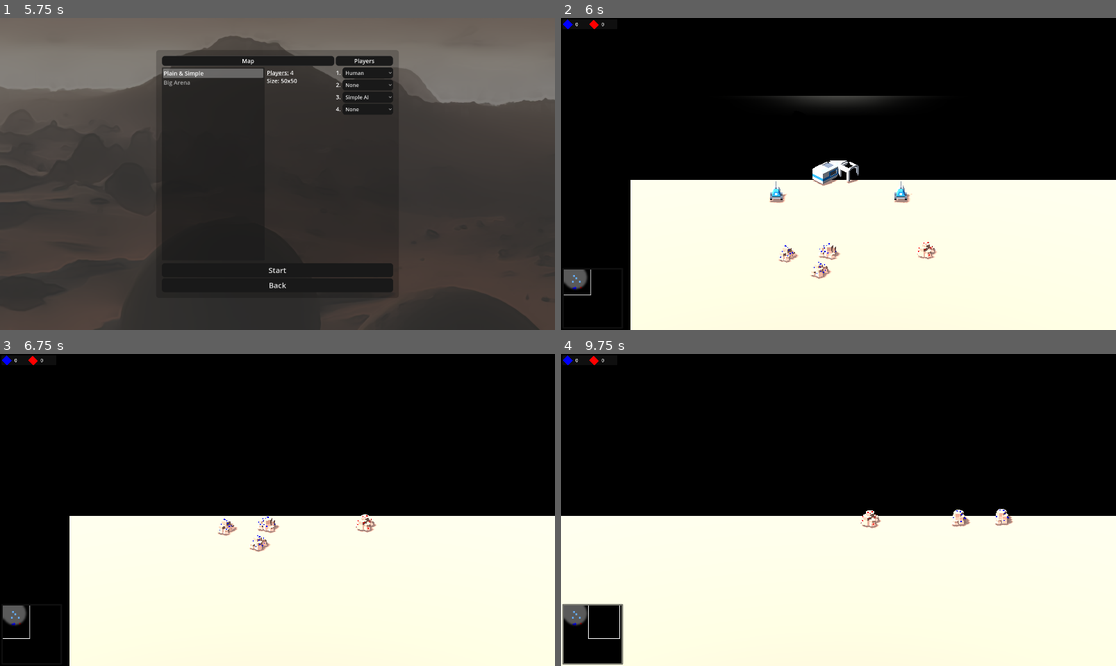
Above: before the commit, frames 1-4 (two rows, left to right).
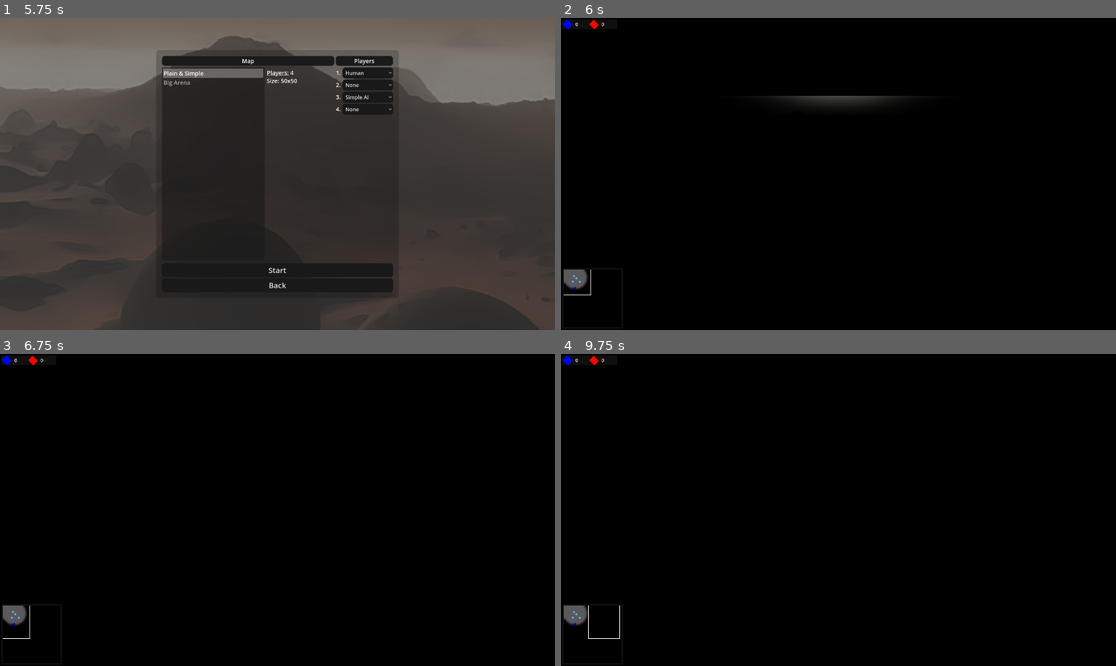
Above: after the commit, the same moments.

Repository: natelindev/command-horizon
Game: Godot game, scene res://source/Main.tscn
Same seed, same stepped clock (60 frames per second), same inputs: the game is played once before the commit and once after it.
Inputs (mouse positions are in pixels of both pictures, inside the frame that each line leads up to):
- Up to frame 1 (5.75 s): move the mouse to (399, 158) at 0.52 s; hold D (move_map_right) 0.53-1.28 s; hold Space (frame_incrementer_step) 0.53-1.28 s; click (399, 158) at 0.67 s; tap Enter at 1.25, 3.5 s; move the mouse to (166, 189) at 1.27 s; hold S (move_map_down) 1.28-2.03 s; tap Delete (god_mode_delete_units) at 1.35, 4.35 s; move the mouse to (333, 105) at 2.02 s; hold D (move_map_right) 2.03-2.78 s; hold R (rotate_structure) 2.03-2.78 s; tap Space (frame_incrementer_step) at 2.75 s; move the mouse to (249, 236) at 2.77 s; hold W (move_map_up) 2.78-3.53 s; tap Shift (shift_selecting) at 2.85 s; click (249, 236) at 2.92 s; move the mouse to (444, 220) at 3.52 s; hold Space (frame_incrementer_step) 3.53-4.28 s; hold A (move_map_left) 3.53-5 s; move the mouse to (111, 127) at 4.27 s; click "Play" at 5 s
- Up to frame 2 (6 s): click "Start" at 5.75 s
- Up to frame 3 (6.75 s): tap Enter at 6.5 s; move the mouse to (305, 510) at 6.52 s; hold S (move_map_down) from 6.53 s (still down); hold R (rotate_structure) from 6.53 s (still down); click (305, 510) at 6.67 s
- Up to frame 4 (9.75 s): move the mouse to (755, 432) at 7.27 s; release S (move_map_down) at 7.28 s; release R (rotate_structure) at 7.28 s; hold D (move_map_right) 7.28-8.03 s; tap Shift (shift_selecting) at 7.35 s; move the mouse to (960, 494) at 8.02 s; hold W (move_map_up) 8.03-8.78 s; hold Space (frame_incrementer_step) 8.03-8.78 s; move the mouse to (727, 525) at 8.77 s; hold D (move_map_right) 8.78-9.53 s; tap Delete (god_mode_delete_units) at 8.85 s; click (727, 525) at 8.92 s; move the mouse to (894, 441) at 9.52 s; hold S (move_map_down) from 9.53 s (still down); hold R (rotate_structure) from 9.53 s (still down)

Frame 1 is identical in both runs. In frame 2, 42% of the frame differs, in the area x 12-100%, y 45-100%; in frame 3, 42%; in frame 4, 46%, in the area x 0-100%, y 49-100%.

Commit message:
Align shaders using POSITION to Godot 4.3

Diff:
--- a/source/shaders/3d/detailed_fog_of_war.gdshader
+++ b/source/shaders/3d/detailed_fog_of_war.gdshader
@@ -27,7 +27,7 @@
 
 void vertex()
 {
-  POSITION = vec4(VERTEX, 1);
+  POSITION = vec4(VERTEX.xy, 1.0, 1.0);
 }
 
 void fragment()
--- a/source/shaders/3d/fog.gdshader
+++ b/source/shaders/3d/fog.gdshader
@@ -10,7 +10,7 @@
 
 void vertex()
 {
-  POSITION = vec4(VERTEX, 1);
+  POSITION = vec4(VERTEX.xy, 1.0, 1.0);
 }
 
 void fragment()
--- a/source/shaders/3d/simple_fog_of_war.gdshader
+++ b/source/shaders/3d/simple_fog_of_war.gdshader
@@ -9,7 +9,7 @@
 
 void vertex()
 {
-  POSITION = vec4(VERTEX, 1);
+  POSITION = vec4(VERTEX.xy, 1.0, 1.0);
 }
 
 void fragment()
